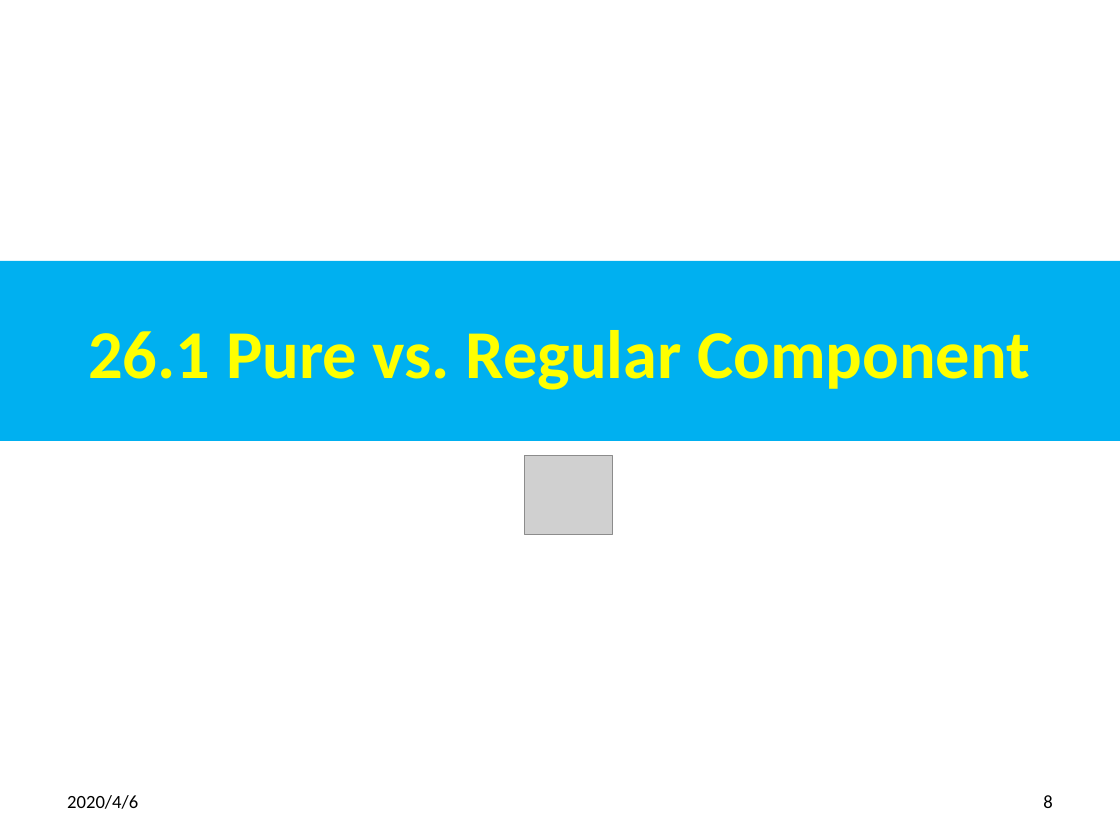
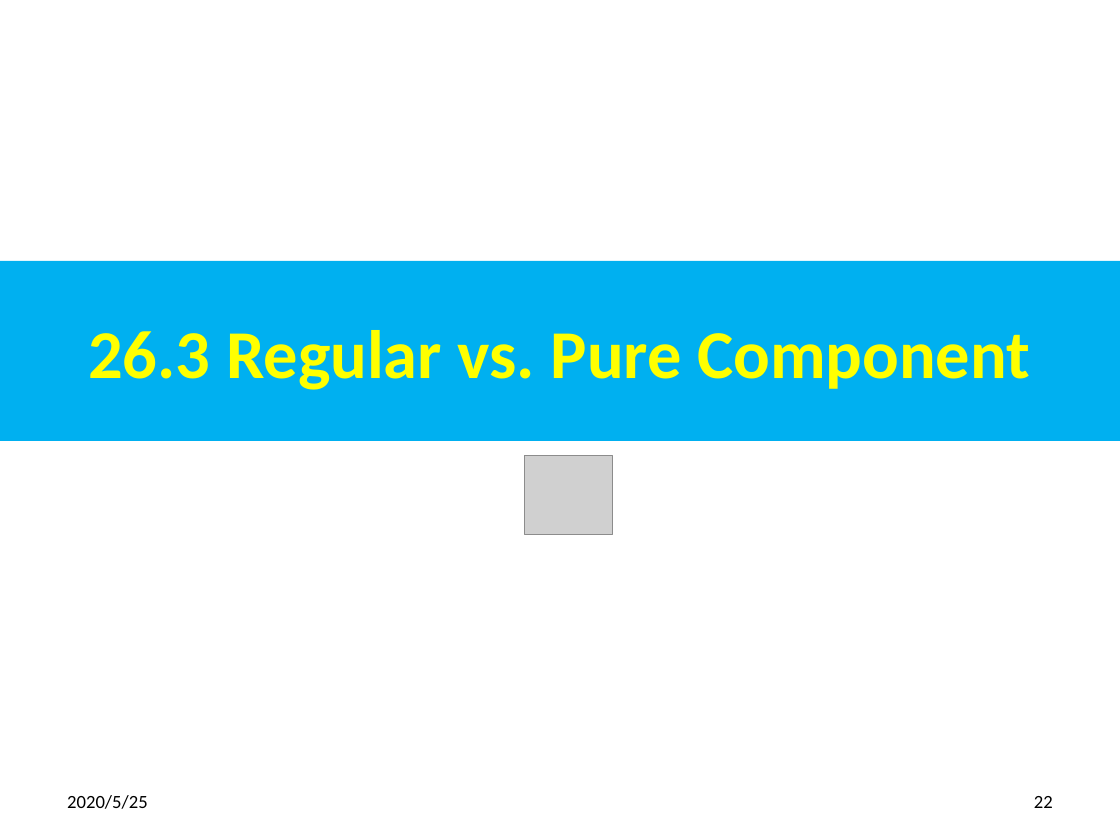
Before and after one commit to peterhchen/800-React-Hook, a slide deck: slide 22 of 26_PureComp.pptx (slide 8 before the commit). Drawn at 1120x840 pixels with LibreOffice and Linux fonts; fonts in the diff are those of the drawing; grey boxes stand for pictures. Boxes give left, top, right and bottom in pixels: in the first picture for what was removed or moved away, otherwise in the second. Text is boxed around its words. In the diff, an @@ line names an element or a change of style, - is before the commit and + after.

Commit message:
Pure Component
What is pure component?
In regular component class, it extends the comopont class.
In pure component class, it extends the pure component class.
The pure compnent class, it performs the shallow comparison in primitive and complex object (e.g., dictionary).
If there is nothing change, the shouldComponentUpdate perform the shallow comparison (true/false).
If the shouldComponentUpdate return true, the UI will be re-rendered.
If the shouldComponentUpdate return false, the UI will not be re-rendered.

```diff
--- a/26_PureComp.pptx
+++ b/26_PureComp.pptx
@@ title at (x1=88, y1=330, x2=1030, y2=390): text changed @@
-26.1 Pure vs. Regular Component
+26.3 Regular vs. Pure Component
@@ text at (x1=67, y1=795, x2=148, y2=809): text changed @@
-2020/4/6
+2020/5/25
@@ page number at (x1=1034, y1=796, x2=1053, y2=808): text changed @@
-8
+22
```
Also in this commit, not shown: 13 other slides changed, 16 slides added, 1 other file.
